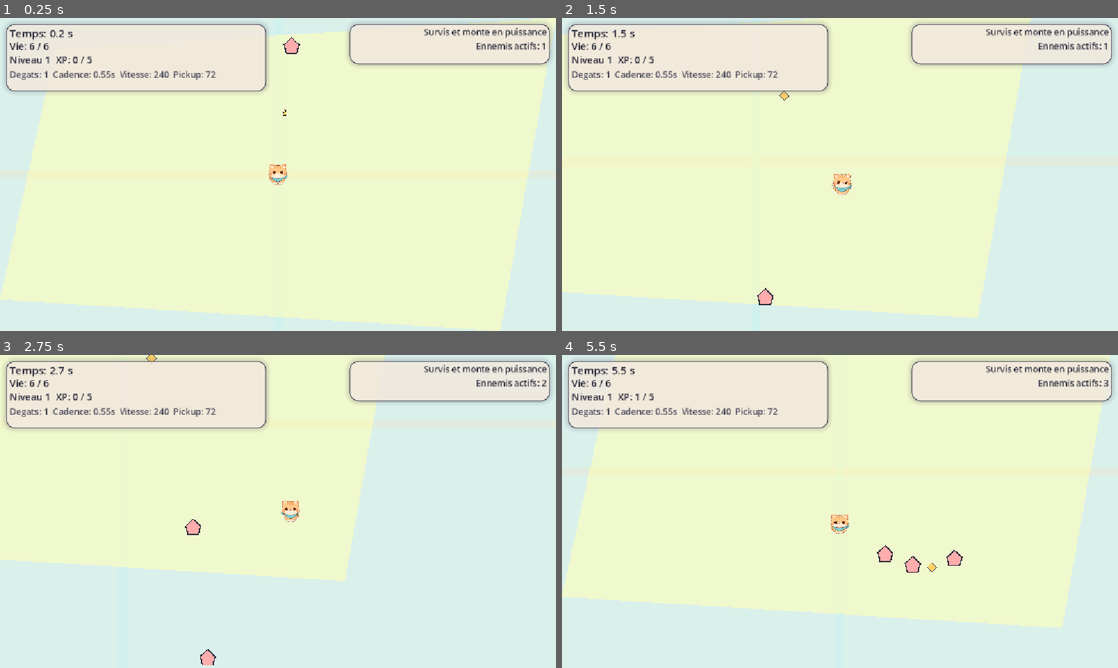
Above: before the commit, frames 1-4 (two rows, left to right).
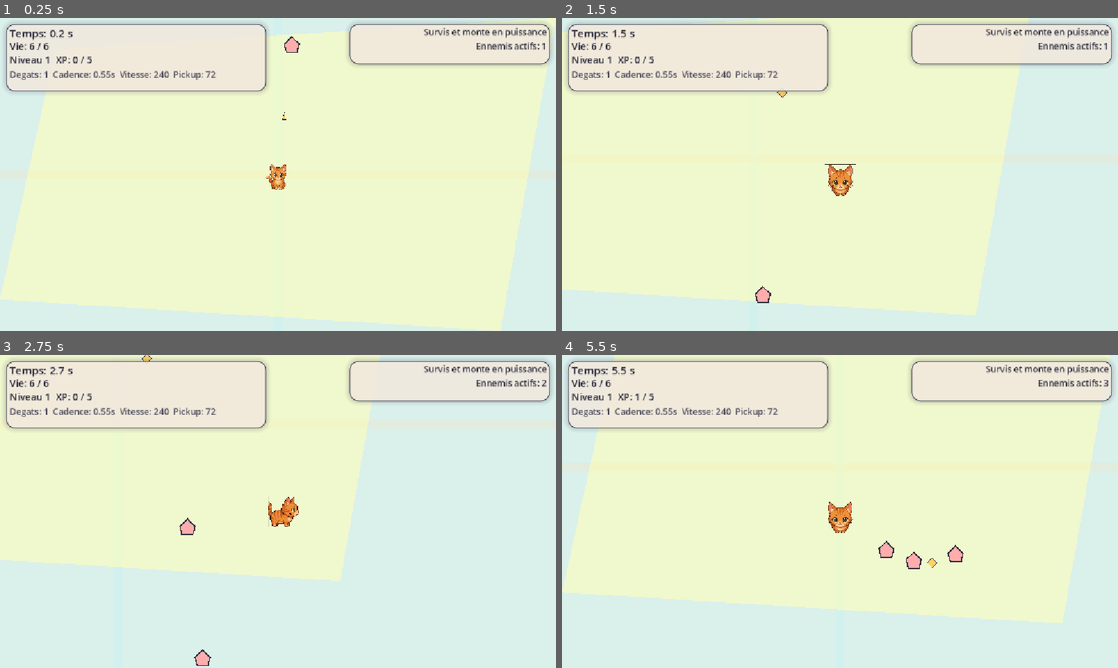
Above: after the commit, the same moments.

Repository: piiieeere/zeucozy
Game: Godot game, scene res://scenes/main.tscn
Two runs of this game, one before a commit and one after it. Both use one fixed random seed, a clock stepped at 60 frames per second and the inputs below.
Inputs:
- Up to frame 1 (0.25 s): no input
- Up to frame 2 (1.5 s): hold Right (ui_right) 0.53-1.28 s; hold Down (ui_down) from 1.28 s (still down)
- Up to frame 3 (2.75 s): release Down (ui_down) at 2.03 s; hold Right (ui_right) from 2.03 s (still down)
- Up to frame 4 (5.5 s): release Right (ui_right) at 2.78 s; hold Up (ui_up) 2.78-3.53 s; hold Left (ui_left) 3.53-5.03 s; hold Down (ui_down) from 5.03 s (still down)

The runs differ from the first frame. In frame 1, 0.3% of the frame differs, in the area x 47-54%, y 5-55%; in frame 2, 1.6%; in frame 3, 1.2%; in frame 4, 2.1%, in the area x 0-99%, y 0-88%.

Commit message:
Add texture import configuration for cat 1.png sprite sheet
- Created a new import configuration file for the cat 1.png texture.
- Set parameters for compression, mipmaps, and channel remapping.
- Specified source and destination paths for the texture assets.

Diff:
--- a/project.godot
+++ b/project.godot
@@ -24,6 +24,7 @@
 [physics]
 
 3d/physics_engine="Jolt Physics"
+common/physics_interpolation=true
 
 [rendering]
 
--- a/scenes/player.tscn
+++ b/scenes/player.tscn
@@ -1,7 +1,20 @@
-[gd_scene load_steps=22 format=3]
+[gd_scene load_steps=21 format=3]
 
 [ext_resource type="Script" path="res://scripts/player.gd" id="1_gjffe"]
-[ext_resource type="Texture2D" path="res://assets/sprites/approved/player_cat_sheet.png" id="2_sheet"]
+[ext_resource type="Texture2D" path="res://assets/sprites/approved/player_idle_01.png" id="2_i1"]
+[ext_resource type="Texture2D" path="res://assets/sprites/approved/player_idle_02.png" id="3_i2"]
+[ext_resource type="Texture2D" path="res://assets/sprites/approved/player_idle_03.png" id="4_i3"]
+[ext_resource type="Texture2D" path="res://assets/sprites/approved/player_idle_04.png" id="5_i4"]
+[ext_resource type="Texture2D" path="res://assets/sprites/approved/player_idle_05.png" id="6_i5"]
+[ext_resource type="Texture2D" path="res://assets/sprites/approved/player_idle_06.png" id="7_i6"]
+[ext_resource type="Texture2D" path="res://assets/sprites/approved/player_down.png" id="8_down"]
+[ext_resource type="Texture2D" path="res://assets/sprites/approved/player_up.png" id="9_up"]
+[ext_resource type="Texture2D" path="res://assets/sprites/approved/player_right.png" id="10_right"]
+[ext_resource type="Texture2D" path="res://assets/sprites/approved/player_left.png" id="11_left"]
+[ext_resource type="Texture2D" path="res://assets/sprites/approved/player_down_right.png" id="12_dr"]
+[ext_resource type="Texture2D" path="res://assets/sprites/approved/player_down_left.png" id="13_dl"]
+[ext_resource type="Texture2D" path="res://assets/sprites/approved/player_up_right.png" id="14_ur"]
+[ext_resource type="Texture2D" path="res://assets/sprites/approved/player_up_left.png" id="15_ul"]
 
 [sub_resource type="CircleShape2D" id="CircleShape2D_body"]
 radius = 14.0
@@ -12,147 +25,70 @@
 [sub_resource type="CircleShape2D" id="CircleShape2D_pickup"]
 radius = 72.0
 
-[sub_resource type="AtlasTexture" id="AT_d0"]
-atlas = ExtResource("2_sheet")
-region = Rect2(0, 0, 128, 128)
-
-[sub_resource type="AtlasTexture" id="AT_d1"]
-atlas = ExtResource("2_sheet")
-region = Rect2(128, 0, 128, 128)
-
-[sub_resource type="AtlasTexture" id="AT_d2"]
-atlas = ExtResource("2_sheet")
-region = Rect2(256, 0, 128, 128)
-
-[sub_resource type="AtlasTexture" id="AT_d3"]
-atlas = ExtResource("2_sheet")
-region = Rect2(384, 0, 128, 128)
-
-[sub_resource type="AtlasTexture" id="AT_u0"]
-atlas = ExtResource("2_sheet")
-region = Rect2(0, 128, 128, 128)
-
-[sub_resource type="AtlasTexture" id="AT_u1"]
-atlas = ExtResource("2_sheet")
-region = Rect2(128, 128, 128, 128)
-
-[sub_resource type="AtlasTexture" id="AT_u2"]
-atlas = ExtResource("2_sheet")
-region = Rect2(256, 128, 128, 128)
-
-[sub_resource type="AtlasTexture" id="AT_u3"]
-atlas = ExtResource("2_sheet")
-region = Rect2(384, 128, 128, 128)
-
-[sub_resource type="AtlasTexture" id="AT_r0"]
-atlas = ExtResource("2_sheet")
-region = Rect2(0, 256, 128, 128)
-
-[sub_resource type="AtlasTexture" id="AT_r1"]
-atlas = ExtResource("2_sheet")
-region = Rect2(128, 256, 128, 128)
-
-[sub_resource type="AtlasTexture" id="AT_r2"]
-atlas = ExtResource("2_sheet")
-region = Rect2(256, 256, 128, 128)
-
-[sub_resource type="AtlasTexture" id="AT_r3"]
-atlas = ExtResource("2_sheet")
-region = Rect2(384, 256, 128, 128)
-
-[sub_resource type="AtlasTexture" id="AT_l0"]
-atlas = ExtResource("2_sheet")
-region = Rect2(0, 384, 128, 128)
-
-[sub_resource type="AtlasTexture" id="AT_l1"]
-atlas = ExtResource("2_sheet")
-region = Rect2(128, 384, 128, 128)
-
-[sub_resource type="AtlasTexture" id="AT_l2"]
-atlas = ExtResource("2_sheet")
-region = Rect2(256, 384, 128, 128)
-
-[sub_resource type="AtlasTexture" id="AT_l3"]
-atlas = ExtResource("2_sheet")
-region = Rect2(384, 384, 128, 128)
-
 [sub_resource type="SpriteFrames" id="SpriteFrames_main"]
 animations = [{
 "frames": [{
 "duration": 1.0,
-"texture": SubResource("AT_d0")
+"texture": ExtResource("2_i1")
+}, {
+"duration": 1.0,
+"texture": ExtResource("3_i2")
+}, {
+"duration": 1.0,
+"texture": ExtResource("4_i3")
+}, {
+"duration": 1.0,
+"texture": ExtResource("5_i4")
+}, {
+"duration": 1.0,
+"texture": ExtResource("6_i5")
+}, {
+"duration": 1.0,
+"texture": ExtResource("7_i6")
 }],
 "loop": true,
 "name": &"idle",
-"speed": 4.0
+"speed": 6.0
 }, {
-"frames": [{
-"duration": 1.0,
-"texture": SubResource("AT_d0")
-}, {
-"duration": 1.0,
-"texture": SubResource("AT_d1")
-}, {
-"duration": 1.0,
-"texture": SubResource("AT_d2")
-}, {
-"duration": 1.0,
-"texture": SubResource("AT_d3")
-}],
+"frames": [{"duration": 1.0, "texture": ExtResource("8_down")}],
 "loop": true,
 "name": &"walk_down",
-"speed": 8.0
+"speed": 1.0
 }, {
-"frames": [{
-"duration": 1.0,
-"texture": SubResource("AT_u0")
-}, {
-"duration": 1.0,
-"texture": SubResource("AT_u1")
-}, {
-"duration": 1.0,
-"texture": SubResource("AT_u2")
-}, {
-"duration": 1.0,
-"texture": SubResource("AT_u3")
-}],
+"frames": [{"duration": 1.0, "texture": ExtResource("9_up")}],
 "loop": true,
 "name": &"walk_up",
-"speed": 8.0
+"speed": 1.0
 }, {
-"frames": [{
-"duration": 1.0,
-"texture": SubResource("AT_r0")
-}, {
-"duration": 1.0,
-"texture": SubResource("AT_r1")
-}, {
-"duration": 1.0,
-"texture": SubResource("AT_r2")
-}, {
-"duration": 1.0,
-"texture": SubResource("AT_r3")
-}],
+"frames": [{"duration": 1.0, "texture": ExtResource("10_right")}],
 "loop": true,
 "name": &"walk_right",
-"speed": 8.0
+"speed": 1.0
 }, {
-"frames": [{
-"duration": 1.0,
-"texture": SubResource("AT_l0")
-}, {
-"duration": 1.0,
-"texture": SubResource("AT_l1")
-}, {
-"duration": 1.0,
-"texture": SubResource("AT_l2")
-}, {
-"duration": 1.0,
-"texture": SubResource("AT_l3")
-}],
+"frames": [{"duration": 1.0, "texture": ExtResource("11_left")}],
 "loop": true,
 "name": &"walk_left",
-"speed": 8.0
+"speed": 1.0
+}, {
+"frames": [{"duration": 1.0, "texture": ExtResource("12_dr")}],
+"loop": true,
+"name": &"walk_down_right",
+"speed": 1.0
+}, {
+"frames": [{"duration": 1.0, "texture": ExtResource("13_dl")}],
+"loop": true,
+"name": &"walk_down_left",
+"speed": 1.0
+}, {
+"frames": [{"duration": 1.0, "texture": ExtResource("14_ur")}],
+"loop": true,
+"name": &"walk_up_right",
+"speed": 1.0
+}, {
+"frames": [{"duration": 1.0, "texture": ExtResource("15_ul")}],
+"loop": true,
+"name": &"walk_up_left",
+"speed": 1.0
 }]
 
 [node name="Player" type="CharacterBody2D"]
@@ -167,7 +103,7 @@
 sprite_frames = SubResource("SpriteFrames_main")
 animation = &"idle"
 autoplay = "idle"
-scale = Vector2(0.35, 0.35)
+scale = Vector2(0.38, 0.38)
 
 [node name="Hurtbox" type="Area2D" parent="."]
 collision_layer = 8
--- a/scripts/player.gd
+++ b/scripts/player.gd
@@ -168,10 +168,24 @@
 	if input_dir == Vector2.ZERO:
 		_play_anim(&"idle")
 		return
-	if abs(input_dir.x) >= abs(input_dir.y):
-		_play_anim(&"walk_right" if input_dir.x > 0 else &"walk_left")
+
+	var dx := input_dir.x
+	var dy := input_dir.y
+	var diagonal: bool = abs(dx) > 0.35 and abs(dy) > 0.35
+
+	if diagonal:
+		if dx > 0 and dy > 0:
+			_play_anim(&"walk_down_right")
+		elif dx < 0 and dy > 0:
+			_play_anim(&"walk_down_left")
+		elif dx > 0 and dy < 0:
+			_play_anim(&"walk_up_right")
+		else:
+			_play_anim(&"walk_up_left")
+	elif abs(dx) >= abs(dy):
+		_play_anim(&"walk_right" if dx > 0 else &"walk_left")
 	else:
-		_play_anim(&"walk_down" if input_dir.y > 0 else &"walk_up")
+		_play_anim(&"walk_down" if dy > 0 else &"walk_up")
 
 
 func _play_anim(anim: StringName) -> void:
Binary file removed: assets/sprites/approved/player_cat.png
Binary file removed: assets/sprites/approved/player_cat_sheet.png
Binary file added: assets/sprites/approved/player_down.png
Not shown, added: assets/sprites/approved/player_down.png.import
Binary file added: assets/sprites/approved/player_down_left.png
Not shown, added: assets/sprites/approved/player_down_left.png.import
Binary file added: assets/sprites/approved/player_down_right.png
Not shown, added: assets/sprites/approved/player_down_right.png.import
Binary file added: assets/sprites/approved/player_idle_01.png
Not shown, added: assets/sprites/approved/player_idle_01.png.import
Binary file added: assets/sprites/approved/player_idle_02.png
Not shown, changed: assets/sprites/approved/player_idle_02.png.import
(and 32 more such lines)
